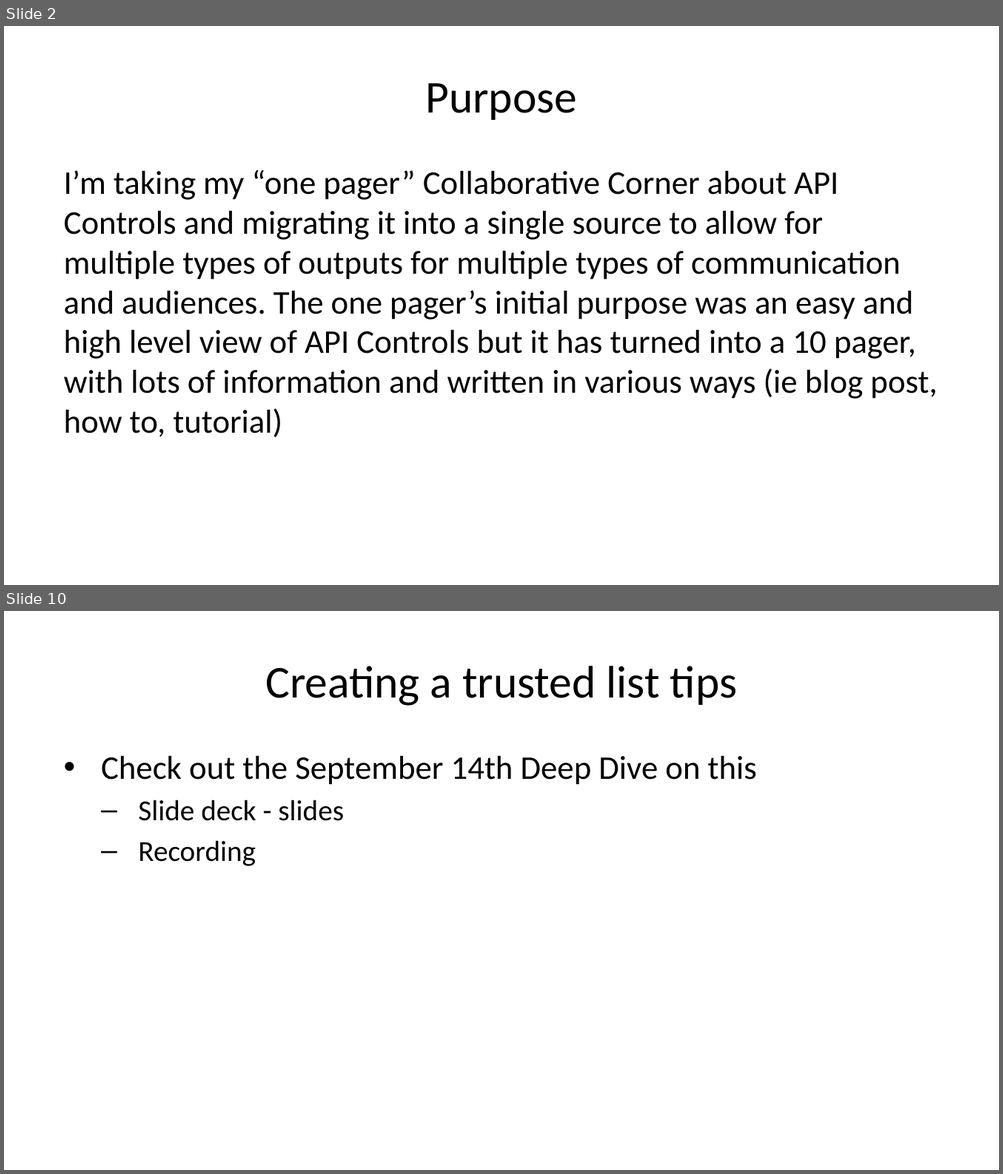
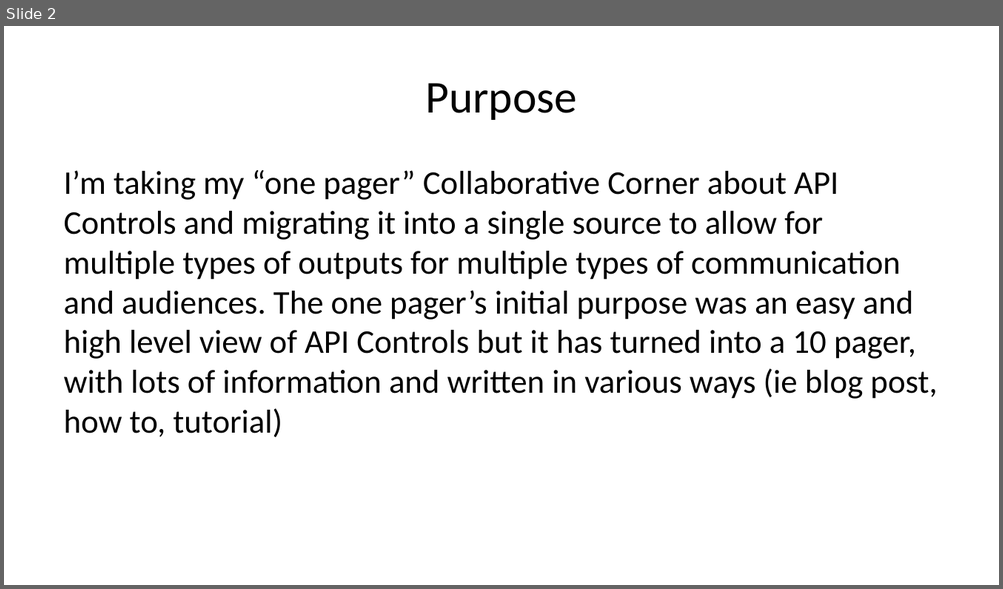
Before and after one commit to melbs/tc2benson, a slide deck: docs/index.pptx. Shown one above the other, each under a label of ours: slides 2 and 10 before the commit, slide 2 after it; the slides between them are not shown. The pictures are 1003x1174 and 1003x589 pixels, drawn with LibreOffice and Linux fonts; fonts in the diff are those of the drawing. Boxes give left, top, right and bottom in pixels: in the first picture for what was removed or moved away, otherwise in the second. Text is boxed around its words. In the diff, an @@ line names an element or a change of style, - is before the commit and + after.

```diff
--- a/docs/index.pptx
+++ b/docs/index.pptx
@@ slide 10 removed at (4, 611, 999, 1170), background #FFFFFF @@
@@ title removed at (265, 666, 737, 706) @@
-Creating a trusted list tips
@@ text removed at (101, 756, 757, 866) @@
-• Check out the September 14th Deep Dive on this
-  – Slide deck - slides
-  – Recording
```
Also in this commit, not shown: 7 slides changed, 3 other slides removed, 37 other files.
